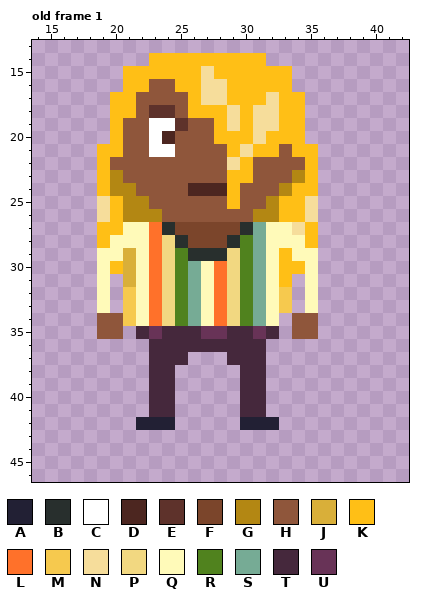
A pixel-art file gets an edit: Art/Characters/jen loop.aseprite. Above is the file before it was changed.
56x56 pixels, 5 frames. Shown: old frame 1: x 14..42, y 13..46. The commit also changed other frames, which this record leaves out.
Palette (. is transparent): A #222034  B #282f2d  C #ffffff  D #4c2620  E #5e322b  F #7b452b  G #b38713  H #8f563b  J #d9af39  K #ffbf16  L #ff712a  M #f6c94e  N #f6dd9b  P #f2d881  Q #fffab9  R #50821e  S #76ab95  T #45283c  U #683357
Pixels before, old frame 1, first column x 19:
14 ....KKKKKKKKK....
15 ..KKKKKKNKKKKKK..
16 ..KKHHKKNNKKKKK..
17 .KKHHHHKNNKKKNKK.
18 .KKHEEHKKKNKNNKK.
19 .KHHCCEHHKNKNNKK.
20 .KHHCDHHHKKKNKKK.
21 KKHHCCHHHHKNKKHKK
22 KHHHHHHHHHNKHHHHK
23 KGHHHHHHHHKKHHHGK
24 KGGHHHHDDDKHHHGKK
25 NKGGHHHHHHKHHGKKN
26 NKGGGHHHHHHHGGKKN
27 KKQQLBFFFFFBSQQNK
28 KQQQLPBFFFBRSQQQK
29 QQJQLPRBBBPRSQKQQ
30 QKJQLPRSQLPRSQKKQ
31 Q.JQLPRSQLPRSQK.Q
32 Q.MQLPRSQLPRSQM.Q
33 Q.MQLPRSQLPRSQM.Q
34 HHMQLPRSQLPRSQ.HH
35 HH.TUTTTUUTTUT.HH
36 ....TTTTTTTTT....
37 ....TTT...TTT....
38 ....TT.....TT....
39 ....TT.....TT....
40 ....TT.....TT....
41 ....TT.....TT....
42 ...AAA.....AAA...
And afterwards:
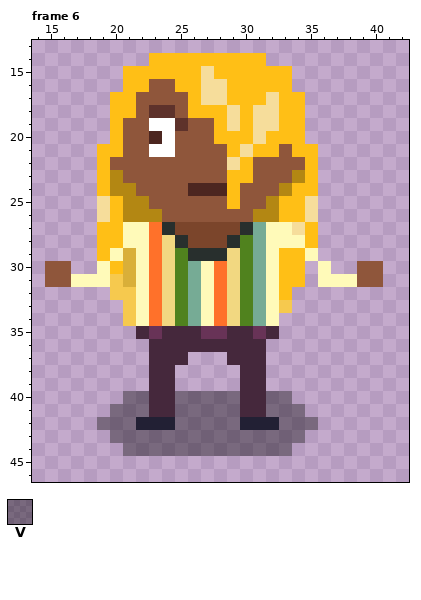
Colours new in this view: V #00000062
A new or re-ordered frame is compared with the old frame closest to it.
Difference:
frames 5 -> 6
layer "Layer 2" added
Changed rows in their new state; - is an unchanged pixel.
Frame 6 is new; against old frame 1, layers "Layer 1", "Layer 2":
first column x 23:
20 DC
first column x 15:
28 -----K--------------------
29 ----K--------------K------
30 HH------------------.Q--HH
31 HHQQ-M-------------K.QQQHH
32 ----.M------------K-.-----
33 ----.---------------.-----
34 ----..-------------..-----
35 ----..-------------..-----
first column x 19:
40 --VV--VVVVV--VV--
41 -VVV--VVVVV--VVV-
42 VVV---VVVVV---VVV
43 -VVVVVVVVVVVVVVV-
44 --VVVVVVVVVVVVV--
Boxes around the changes in both pictures, in picture pixels (x1, y1, x2, y2):
changed: (149, 131, 175, 144)
changed: (45, 235, 123, 339)
changed: (279, 248, 383, 339)
added: (97, 391, 318, 456)
